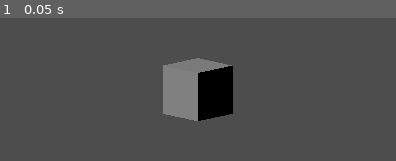
Above: before the commit, frame 1.
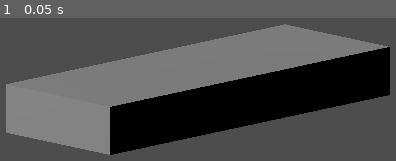
Above: after the commit, the same moment.

Repository: bejado/3d-platformer-tactics
Game: Godot game, scene res://main.tscn
Same seed, same stepped clock (60 frames per second), same inputs: the game is played once before the commit and once after it.
Inputs:
- Up to frame 1 (0.05 s): no input

The runs differ from the first frame. In frame 1, 51% of the frame differs, in the area x 1-99%, y 4-96%.

Commit message:
Add a grid of cubes

Diff:
--- /dev/null
+++ b/GridSpawner.gd
@@ -0,0 +1,46 @@
+@tool
+extends Node3D
+
+@export var rows: int = 5:
+	set(r):
+		rows = r
+		_create_grid()
+@export var cols: int = 5:
+	set(c):
+		cols = c
+		_create_grid()
+@export var spacing: float = 2.0:
+	set(s):
+		spacing = s
+		_create_grid()
+@export var cube_size: float = 1.0:
+	set(s):
+		cube_size = s
+		_create_grid()
+
+func _create_grid() -> void:
+	# Create one BoxMesh and share it across all children to save memory.
+	var shared_mesh := BoxMesh.new()
+	shared_mesh.size = Vector3(cube_size, cube_size, cube_size)
+
+	# Optional: clear previous children if you re-run this scene often
+	for child in get_children():
+		child.queue_free()
+
+	# Center the grid around (0, 0, 0)
+	var x_center := (cols - 1) * 0.5
+	var z_center := (rows - 1) * 0.5
+
+	for r in range(rows):
+		for c in range(cols):
+			var mi := MeshInstance3D.new()
+			mi.mesh = shared_mesh
+			mi.transform.origin = Vector3(
+				(c - x_center) * spacing,  # X
+				0.0,                       # Y
+				(r - z_center) * spacing   # Z
+			)
+			add_child(mi)
+
+func _ready() -> void:
+	_create_grid()
--- a/main.tscn
+++ b/main.tscn
@@ -1,10 +1,13 @@
-[gd_scene load_steps=2 format=3 uid="uid://wnrmkghsv5i4"]
+[gd_scene load_steps=3 format=3 uid="uid://wnrmkghsv5i4"]
+
+[ext_resource type="Script" uid="uid://bo8s7pxs2d5rr" path="res://GridSpawner.gd" id="1_ig7tw"]
 
 [sub_resource type="BoxMesh" id="BoxMesh_7dm0k"]
 
 [node name="Main" type="Node3D"]
 
 [node name="MeshInstance3D" type="MeshInstance3D" parent="."]
+visible = false
 mesh = SubResource("BoxMesh_7dm0k")
 
 [node name="Camera3D" type="Camera3D" parent="."]
@@ -16,3 +19,9 @@
 transform = Transform3D(0.961038, 0.171556, -0.216736, 0.0118784, 0.757736, 0.652453, 0.276161, -0.629607, 0.726175, 0, 0, 0)
 
 [node name="WorldEnvironment" type="WorldEnvironment" parent="."]
+
+[node name="Grid" type="Node3D" parent="."]
+script = ExtResource("1_ig7tw")
+rows = 8
+cols = 3
+spacing = 1.0
Not shown, added: GridSpawner.gd.uid
